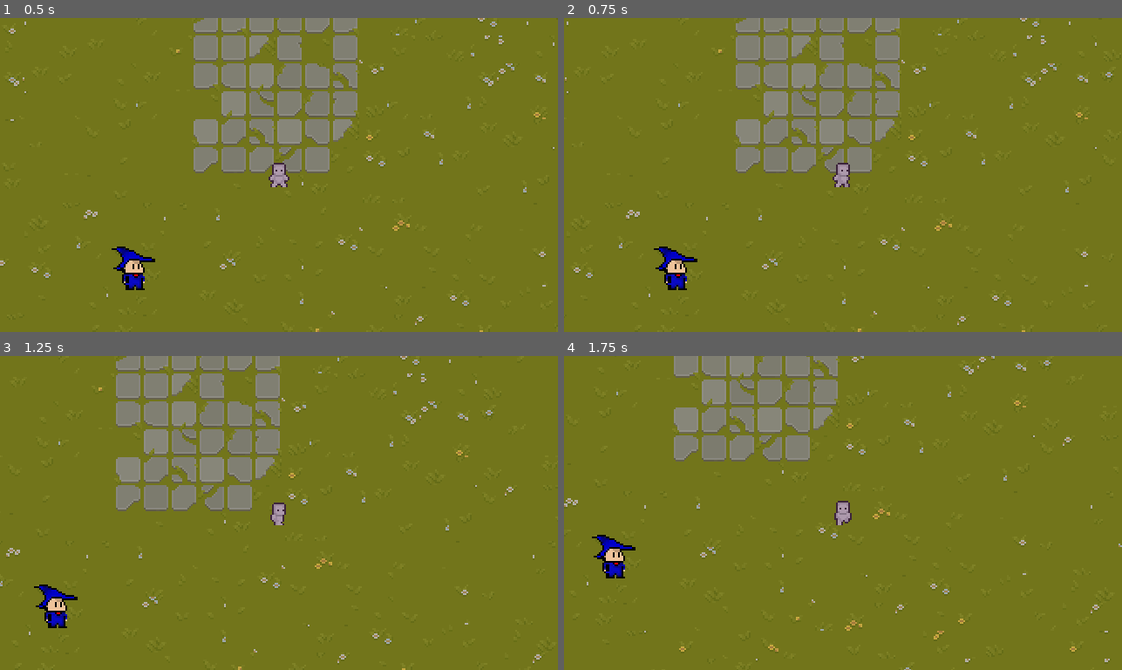
Above: before the commit, frames 1-4 (two rows, left to right).
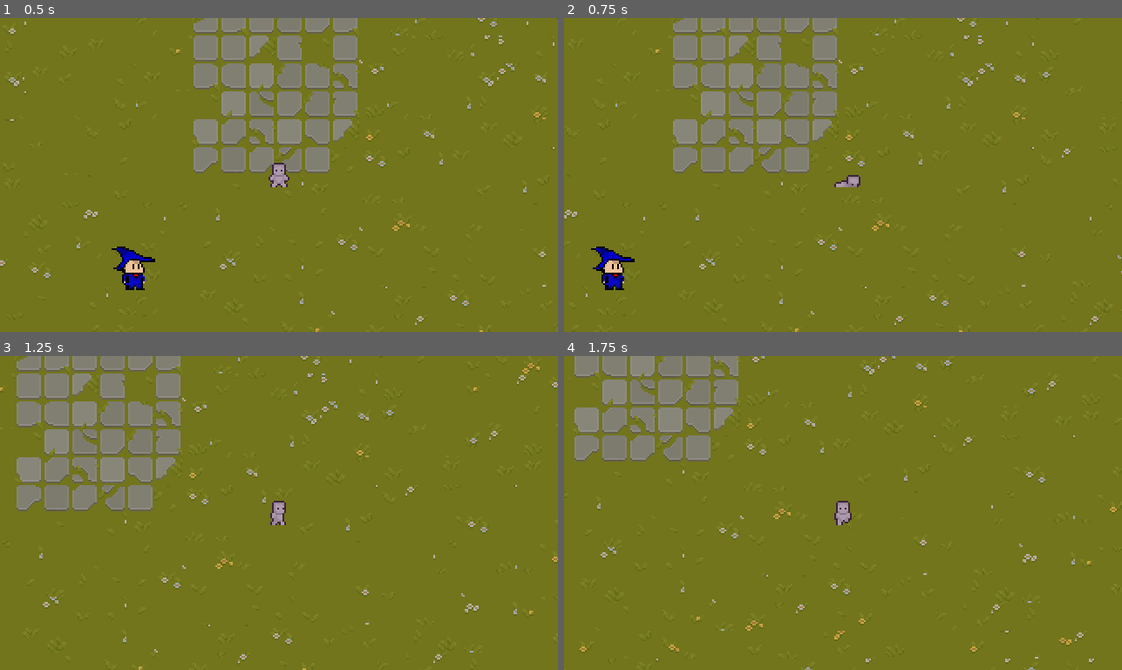
Above: after the commit, the same moments.

Repository: guilherme1081/game-teste
Game: Godot game, scene res://world.tscn
The game is run twice, just before and just after one commit, with the same random seed, the same clock (stepped at 60 frames per second) and the same inputs.
Inputs:
- Up to frame 1 (0.5 s): no input
- Up to frame 2 (0.75 s): hold D (right) from 0.53 s (still down); hold Space (dash) from 0.53 s (still down)
- Up to frame 3 (1.25 s): keep holding D (right); keep holding Space (dash)
- Up to frame 4 (1.75 s): release D (right) at 1.28 s; release Space (dash) at 1.28 s; hold S (down) from 1.28 s (still down); tap Space (dash) at 1.35 s

Frame 1 is identical in both runs. In frame 2, 13% of the frame differs, in the area x 0-100%, y 0-100%; in frame 3, 16%; in frame 4, 12%.

Commit message:
Refatorado dash

Diff:
--- a/player/player.gd
+++ b/player/player.gd
@@ -1,6 +1,7 @@
 extends CharacterBody2D
 
 var _state_machine
+var _dash_timer
 
 @export_category("Variables")
 @export var _moviment_speed: float = 64.0
@@ -11,26 +12,44 @@
 @export var _animation_tree: AnimationTree = null
 
 @export_category("Stats")
-@export var dash_amount: int = 3
+@export var dash_cdr: float = 3
+
+var _direction = null
+
+const _dash_duration: float = 0.3
+var _current_dash_duration: float = 0
+var _has_dash: bool = true
 
 func _ready():
 	_state_machine = _animation_tree["parameters/playback"]
+	_dash_timer = $dash_timer
 
 func _physics_process(delta):
 	_move()
 	_animate()
+	_dash()
 	move_and_slide()
 
+
+
+func _process(delta):
+	if _current_dash_duration > 0:
+		_current_dash_duration -= delta
+
+		position.x += _direction.x * 3
+		position.y += _direction.y * 3
+
 func _move() -> void:
-	var _direction: Vector2 = Vector2(
-		Input.get_axis("left", "right"),
-		Input.get_axis("up", "down")
-	)
-
+	_direction = Vector2(
+	Input.get_axis("left", "right"),
+	Input.get_axis("up", "down")
+)
 
 	if _direction != Vector2.ZERO:
 		_animation_tree["parameters/idle/blend_position"] = _direction
 		_animation_tree["parameters/run/blend_position"] = _direction
+		_animation_tree["parameters/dash/blend_position"] = _direction
+
 
 		velocity.x = lerp(velocity.x, _direction.normalized().x*_moviment_speed, _friction)
 		velocity.y = lerp(velocity.y, _direction.normalized().y*_moviment_speed, _friction)
@@ -40,7 +59,24 @@
 
 
 func _animate() -> void:
+
+	if _current_dash_duration > 0:
+		_state_machine.travel("dash")
+		return
 	if velocity.length() > 8:
 		_state_machine.travel("run")
 		return
 	_state_machine.travel("idle")
+
+func _dash() -> void:
+	if Input.is_action_pressed("dash") and _has_dash:
+		_has_dash = false
+		_current_dash_duration = _dash_duration
+		_dash_timer.start(dash_cdr)
+
+
+
+
+func _on_dash_timer_timeout():
+	_has_dash = true
+	_moviment_speed = 64
--- a/player/player.tscn
+++ b/player/player.tscn
@@ -274,9 +274,105 @@
 "values": [true]
 }
 
+[sub_resource type="Animation" id="Animation_7dn0e"]
+resource_name = "dash_down"
+length = 0.2
+loop_mode = 1
+tracks/0/type = "value"
+tracks/0/imported = false
+tracks/0/enabled = true
+tracks/0/path = NodePath("Sprite2D:frame")
+tracks/0/interp = 1
+tracks/0/loop_wrap = true
+tracks/0/keys = {
+"times": PackedFloat32Array(0, 0.1, 0.2),
+"transitions": PackedFloat32Array(1, 1, 1),
+"update": 1,
+"values": [38, 37, 38]
+}
+
+[sub_resource type="Animation" id="Animation_uxl28"]
+resource_name = "dash_left"
+length = 0.2
+loop_mode = 1
+tracks/0/type = "value"
+tracks/0/imported = false
+tracks/0/enabled = true
+tracks/0/path = NodePath("Sprite2D:frame")
+tracks/0/interp = 1
+tracks/0/loop_wrap = true
+tracks/0/keys = {
+"times": PackedFloat32Array(0, 0.1, 0.2),
+"transitions": PackedFloat32Array(1, 1, 1),
+"update": 1,
+"values": [40, 41, 42]
+}
+tracks/1/type = "value"
+tracks/1/imported = false
+tracks/1/enabled = true
+tracks/1/path = NodePath("Sprite2D:flip_h")
+tracks/1/interp = 1
+tracks/1/loop_wrap = true
+tracks/1/keys = {
+"times": PackedFloat32Array(0),
+"transitions": PackedFloat32Array(1),
+"update": 1,
+"values": [true]
+}
+
+[sub_resource type="Animation" id="Animation_o7kwx"]
+resource_name = "dash_right"
+length = 0.2
+loop_mode = 1
+tracks/0/type = "value"
+tracks/0/imported = false
+tracks/0/enabled = true
+tracks/0/path = NodePath("Sprite2D:frame")
+tracks/0/interp = 1
+tracks/0/loop_wrap = true
+tracks/0/keys = {
+"times": PackedFloat32Array(0, 0.1, 0.2),
+"transitions": PackedFloat32Array(1, 1, 1),
+"update": 1,
+"values": [40, 41, 42]
+}
+tracks/1/type = "value"
+tracks/1/imported = false
+tracks/1/enabled = false
+tracks/1/path = NodePath("Sprite2D:flip_h")
+tracks/1/interp = 1
+tracks/1/loop_wrap = true
+tracks/1/keys = {
+"times": PackedFloat32Array(0),
+"transitions": PackedFloat32Array(1),
+"update": 1,
+"values": [false]
+}
+
+[sub_resource type="Animation" id="Animation_7ys38"]
+resource_name = "dash_up"
+length = 0.1
+loop_mode = 1
+tracks/0/type = "value"
+tracks/0/imported = false
+tracks/0/enabled = true
+tracks/0/path = NodePath("Sprite2D:frame")
+tracks/0/interp = 1
+tracks/0/loop_wrap = true
+tracks/0/keys = {
+"times": PackedFloat32Array(0, 0.1),
+"transitions": PackedFloat32Array(1, 1),
+"update": 1,
+"values": [32, 33]
+}
+
 [sub_resource type="AnimationLibrary" id="AnimationLibrary_qerbb"]
 _data = {
 "RESET": SubResource("Animation_dq7jj"),
+"dash_down": SubResource("Animation_7dn0e"),
+"dash_left": SubResource("Animation_uxl28"),
+"dash_right": SubResource("Animation_o7kwx"),
+"dash_up": SubResource("Animation_7ys38"),
 "idle_front": SubResource("Animation_5qmpb"),
 "idle_left": SubResource("Animation_hv6ya"),
 "idle_right": SubResource("Animation_iot7i"),
@@ -286,6 +382,29 @@
 "run_right": SubResource("Animation_jybd5"),
 "run_up": SubResource("Animation_vrmhb")
 }
+
+[sub_resource type="AnimationNodeAnimation" id="AnimationNodeAnimation_5pxlr"]
+animation = &"dash_down"
+
+[sub_resource type="AnimationNodeAnimation" id="AnimationNodeAnimation_0s4vx"]
+animation = &"dash_up"
+
+[sub_resource type="AnimationNodeAnimation" id="AnimationNodeAnimation_yxc7a"]
+animation = &"dash_left"
+
+[sub_resource type="AnimationNodeAnimation" id="AnimationNodeAnimation_1yj1f"]
+animation = &"dash_right"
+
+[sub_resource type="AnimationNodeBlendSpace2D" id="AnimationNodeBlendSpace2D_1x0gn"]
+blend_point_0/node = SubResource("AnimationNodeAnimation_5pxlr")
+blend_point_0/pos = Vector2(0, 1)
+blend_point_1/node = SubResource("AnimationNodeAnimation_0s4vx")
+blend_point_1/pos = Vector2(0, -0.9)
+blend_point_2/node = SubResource("AnimationNodeAnimation_yxc7a")
+blend_point_2/pos = Vector2(-1, 0)
+blend_point_3/node = SubResource("AnimationNodeAnimation_1yj1f")
+blend_point_3/pos = Vector2(1, 0)
+blend_mode = 1
 
 [sub_resource type="AnimationNodeAnimation" id="AnimationNodeAnimation_nwe3t"]
 animation = &"idle_front"
@@ -334,6 +453,8 @@
 blend_mode = 1
 
 [sub_resource type="AnimationNodeStateMachine" id="AnimationNodeStateMachine_vvik7"]
+states/dash/node = SubResource("AnimationNodeBlendSpace2D_1x0gn")
+states/dash/position = Vector2(405, 113)
 states/idle/node = SubResource("AnimationNodeBlendSpace2D_0t4ye")
 states/idle/position = Vector2(606, 41)
 states/run/node = SubResource("AnimationNodeBlendSpace2D_jqyct")
@@ -361,8 +482,15 @@
 tree_root = SubResource("AnimationNodeStateMachine_vvik7")
 anim_player = NodePath("../Animation")
 active = true
+parameters/dash/blend_position = Vector2(-0.00359452, 0.989362)
 parameters/idle/blend_position = Vector2(0, 0)
 parameters/run/blend_position = Vector2(0, 0)
 
 [node name="CollisionShape2D" type="CollisionShape2D" parent="."]
 shape = SubResource("CapsuleShape2D_ygqg8")
+debug_color = Color(0.0941176, 0.572549, 0.815686, 0)
+
+[node name="dash_timer" type="Timer" parent="."]
+autostart = true
+
+[connection signal="timeout" from="dash_timer" to="." method="_on_dash_timer_timeout"]
Not shown: 1 places in player/player.tscn that only renumber resources
